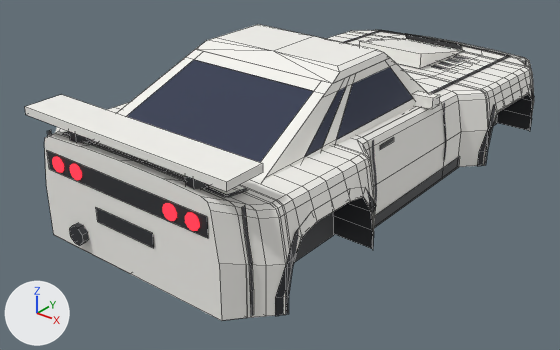
A saved change to the Blender file assets/meshes/ryu/Ryu.blend.
One viewpoint serves both versions: a camera (50 mm lens) standing at (10.31, -14.54, 6.94) and looking at (-0.44, -1.12, -1.39). Lighting does not change. The marker at lower left points along +X, +Y and +Z. The older version comes first. Mesh edges are drawn as thin lines on the coarser meshes.

The first picture shows 'BumperRear', 'Cowl', 'Door_FR', 'Fender_FR', 'Fender_RR', 'Hood', 'Opt_Wing_Rally_WingBlade', 'Pillars', 'RearWindow', 'Roof', 'TailGarnish', 'Window_FR' and 23 more.
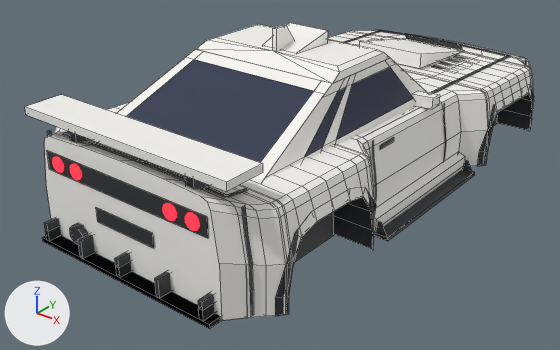
What changed in the scene script:
```text
Add me_opt_skirts_side_accskirt_r:
    me_opt_skirts_side_accskirt_r.from_pydata([(2.72, 2.05, -1.46), (2.88, 2.05, -1.46), (2.88, -2.05, -1.46), (2.72, -2.05, -1.46), (2.92, 2.05, -1.3), (2.92, -2.05, -1.3), (2.92, 2.05, -1.06), (2.92, -2.05, -1.06), (2.72, 2.05, -0.98), (2.72, -2.05, -0.98)], [], [(0, 1, 2, 3), (1, 4, 5, 2), (4, 6, 7, 5), (6, 8, 9, 7), (8, 6, 4, 1, 0), (3, 2, 5, 7, 9)])
    me_opt_skirts_side_accskirt_r.materials.append(mat_body)  # white #f7f6f1
Add me_opt_roof_fin_accsharkfin:
    me_opt_roof_fin_accsharkfin.from_pydata([(0.05, -1.5, 2.5), (0.05, -1.85, 2.5), (0.05, -1.85, 2.01), (0.05, -1.15, 2.01), (-0.05, -1.15, 2.01), (-0.05, -1.85, 2.01), (-0.05, -1.85, 2.5), (-0.05, -1.5, 2.5)], [], [(0, 1, 2, 3), (4, 5, 6, 7), (6, 1, 0, 7), (7, 0, 3, 4), (5, 2, 1, 6)])
    me_opt_roof_fin_accsharkfin.materials.append(mat_body)  # white #f7f6f1
Add me_opt_roof_scoop_accroofscoop:
    me_opt_roof_scoop_accroofscoop.from_pydata([(-0.48, -1.7, 2.02), (0.48, -1.7, 2.02), (0.55, -0.65, 2.3), (-0.55, -0.65, 2.3), (0.55, -0.65, 2.0), (0.48, -1.7, 2.0), (-0.48, -1.7, 2.0), (-0.55, -0.65, 2.0)], [], [(0, 1, 2, 3), (4, 2, 1, 5), (6, 0, 3, 7)])
    me_opt_roof_scoop_accroofscoop.materials.append(mat_body)  # white #f7f6f1
Add ob_opt_diffuser_race_accdiffuserrace:
    ob_opt_diffuser_race_accdiffuserrace = bpy.data.objects.new('Opt_Diffuser_Race_AccDiffuserRace', me_opt_diffuser_race_accdiffuserrace)  # a box spanning x -2.4..2.4, y -6.64..-5.74, z -1.44..-1.34; a box spanning x -2.25..-2.15, y -6.64..-5.74, z -1.34..-0.94; a box spanning x -1.15..-1.05, y -6.64..-5.74, z -1.34..-0.94; a box spanning x -0.05..0.05, y -6.64..-5.74, z -1.34..-0.94; a box spanning x 1.05..1.15, y -6.64..-5.74, z -1.34..-0.94; a box spanning x 2.15..2.25, y -6.64..-5.74, z -1.34..-0.94; in mat_trim (dark grey #2f3035)
    ob_opt_diffuser_race_accdiffuserrace.location = (0.0, 0.0, 0.0)
Add ob_opt_diffuser_road_accdiffuser:
    ob_opt_diffuser_road_accdiffuser = bpy.data.objects.new('Opt_Diffuser_Road_AccDiffuser', me_opt_diffuser_road_accdiffuser)  # a box spanning x -2.4..2.4, y -6.64..-6.09, z -1.44..-1.34; a box spanning x -2.25..-2.15, y -6.64..-6.09, z -1.34..-1.12; a box spanning x -0.05..0.05, y -6.64..-6.09, z -1.34..-1.12; a box spanning x 2.15..2.25, y -6.64..-6.09, z -1.34..-1.12; in mat_trim (dark grey #2f3035)
    ob_opt_diffuser_road_accdiffuser.location = (0.0, 0.0, 0.0)
Add ob_opt_skirts_blade_accsideblade_r:
    ob_opt_skirts_blade_accsideblade_r = bpy.data.objects.new('Opt_Skirts_Blade_AccSideBlade_R', me_opt_skirts_blade_accsideblade_r)  # 16 vertices, 8 faces; spans x 2.72..3.22, y -2.05..2.05, z -1.48..-1.12; in mat_trim (dark grey #2f3035)
    ob_opt_skirts_blade_accsideblade_r.location = (0.0, 0.0, 0.0)
Add ob_opt_skirts_side_accskirt_r:
    ob_opt_skirts_side_accskirt_r = bpy.data.objects.new('Opt_Skirts_Side_AccSkirt_R', me_opt_skirts_side_accskirt_r)
    ob_opt_skirts_side_accskirt_r.location = (0.0, 0.0, 0.0)
Add ob_opt_roof_fin_accsharkfin:
    ob_opt_roof_fin_accsharkfin = bpy.data.objects.new('Opt_Roof_Fin_AccSharkFin', me_opt_roof_fin_accsharkfin)
    ob_opt_roof_fin_accsharkfin.location = (0.0, 0.0, 0.0)
Add ob_opt_roof_scoop_accroofscoop:
    ob_opt_roof_scoop_accroofscoop = bpy.data.objects.new('Opt_Roof_Scoop_AccRoofScoop', me_opt_roof_scoop_accroofscoop)
    ob_opt_roof_scoop_accroofscoop.location = (0.0, 0.0, 0.0)
```

Location of each change, [x1, y1, x2, y2] in pixels of the pictures (560 x 350 px):
'Opt_Diffuser_Race_AccDiffuserRace', added: after [42, 218, 221, 329]
'Opt_Skirts_Side_AccSkirt_R', added: after [374, 152, 465, 233]
'Opt_Skirts_Blade_AccSideBlade_R', added: after [374, 160, 475, 241]
'Opt_Diffuser_Road_AccDiffuser', added: after [43, 227, 221, 327]
'Opt_Roof_Scoop_AccRoofScoop', added: after [263, 23, 328, 53]
'Opt_Roof_Fin_AccSharkFin', added: after [273, 25, 294, 51]
'Rocker_R', unchanged, covered by the edit: before [374, 157, 460, 228]
